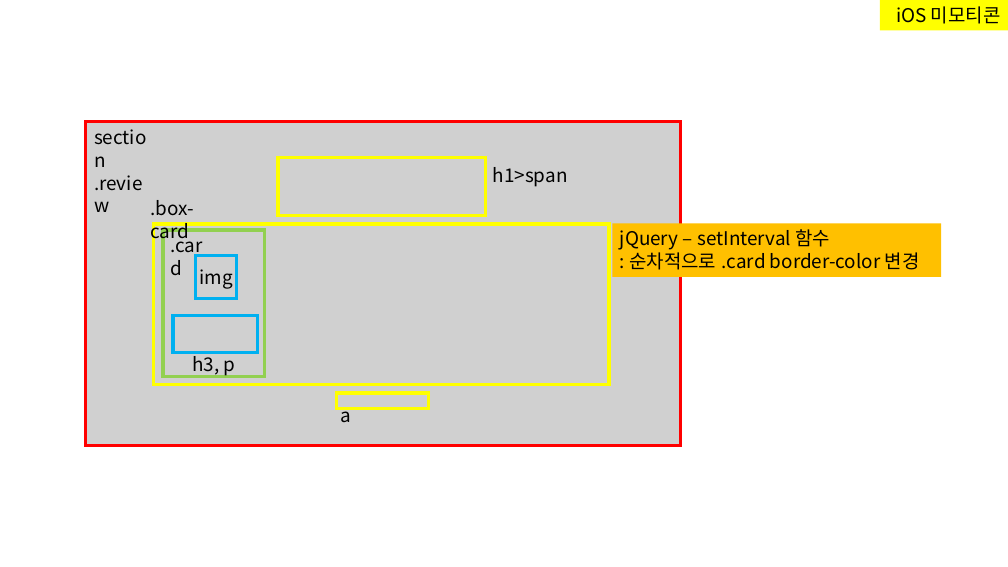
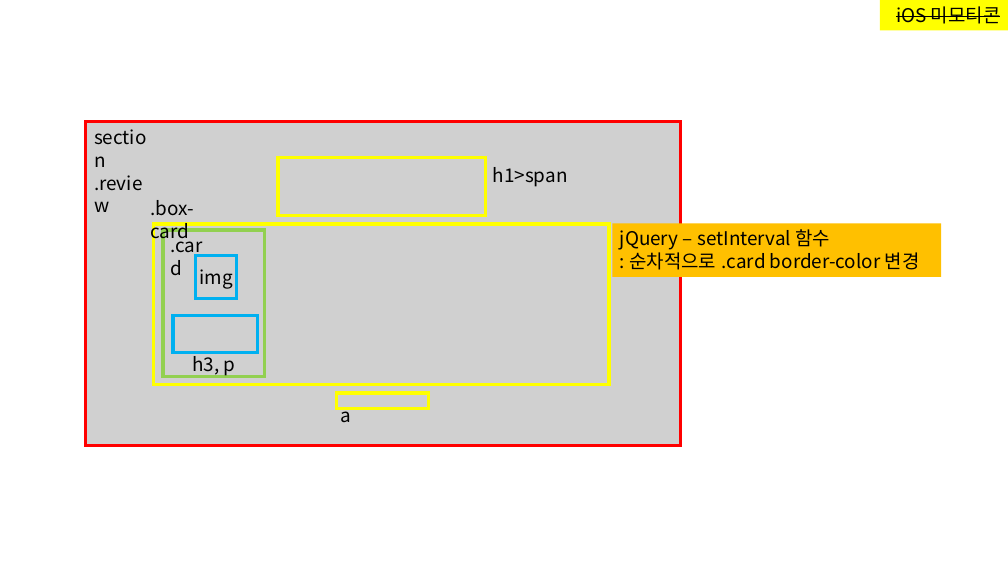
Before and after one commit to kim-yeny/project-esrp, a slide deck: slide 5 of [참고] esrp/(노트) esrp.pptx. Drawn at 1008x567 pixels with LibreOffice and Linux fonts; fonts in the diff are those of the drawing; grey boxes stand for pictures. Boxes give left, top, right and bottom in pixels: in the first picture for what was removed or moved away, otherwise in the second. Text is boxed around its words. In the diff, an @@ line names an element or a change of style, - is before the commit and + after.

```diff
--- a/[참고] esrp/(노트) esrp.pptx
+++ b/[참고] esrp/(노트) esrp.pptx
@@ rectangle "iOS 미모티콘" at [880,0,1008,30]: strikethrough on @@
```
Also in this commit, not shown: 3 other slides changed.
